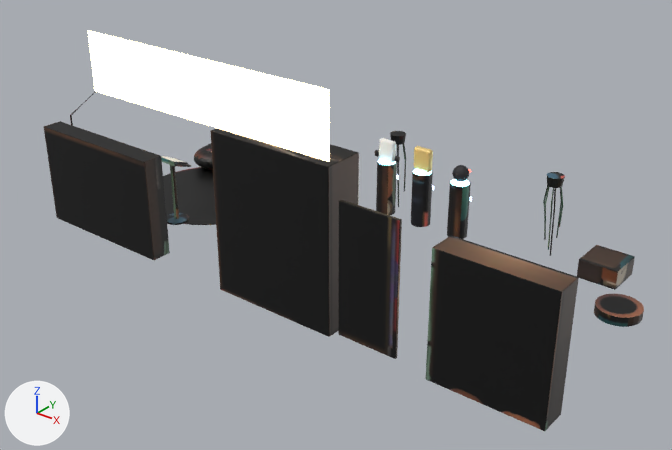
One commit to the glTF model web/assets/zones/mezz.glb: the scene before it, then after it.
Rendered twice from a 50 mm lens placed at (14.31, -7.99, 9.62), pointed at (6.14, 2.22, 3.29). Arrows for +X, +Y and +Z are at lower left; the lights stay in place. The first picture is the older version. Vertices at exactly the same position are counted once.

Before the edit, the objects in view are built like this:
```python
me_rug_mezz = bpy.data.meshes.new('rug_mezz')
me_rug_mezz.from_pydata(...)  # 3892 vertices, 7176 faces; spans x 1.73..10.9, y 0.0..4.8, z 2.6..5.4
me_rug_mezz.materials.append(mat_m_mezz_baked)  # picture img_mezz_lightmap
me_screen_nastaliq = bpy.data.meshes.new('screen_nastaliq')
me_screen_nastaliq.from_pydata([(7.8, 0.02, 5.45), (3.4, 0.02, 5.45), (3.4, 0.02, 6.35), (7.8, 0.02, 6.35)], [], [(0, 1, 2), (0, 2, 3)])
me_screen_nastaliq.materials.append(mat_e_warm_soft)  # black #000000, glowing beige #ffe1b3
ob_mezz_baked = bpy.data.objects.new('mezz_baked', me_rug_mezz)
ob_mezz_baked.location = (0.0, 0.0, 0.0)
ob_screen_nastaliq = bpy.data.objects.new('screen_nastaliq', me_screen_nastaliq)
ob_screen_nastaliq.location = (0.0, 0.0, 0.0)
```
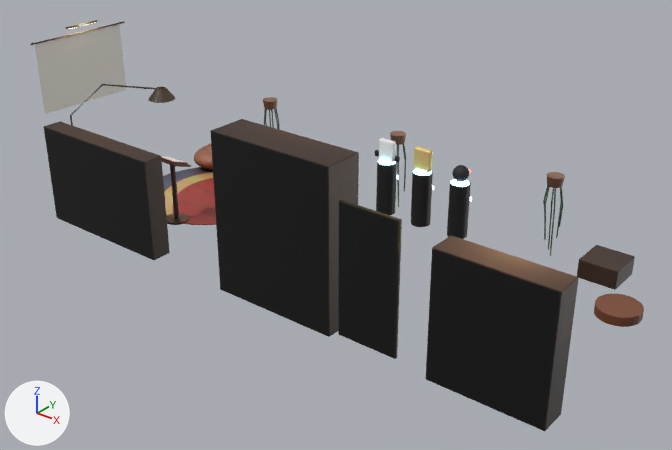
Edits to the bpy script that builds the scene:
```text
Change me_rug_mezz:
    used by ob_mezz_baked; location = (0.0, 0.0, 0.0)
    remove me_rug_mezz.from_pydata(...)  # 3892 vertices, 7176 faces; spans x 1.73..10.9, y 0.0..4.8, z 2.6..5.4
    add me_rug_mezz.from_pydata(...)  # 4020 vertices, 7404 faces; spans x 0.0..10.9, y 0.0..4.8, z 2.6..5.52
    me_rug_mezz part 1: a new loose piece, a 12-sided cylinder along y spanning x 0.036..0.064, y 1.28..3.32, z 5.316..5.344, in mat_m_mezz_baked (picture img_mezz_lightmap)
    me_rug_mezz part 2: the loose piece of 56 vertices spanning x 2.0..4.4, y 0.0..0.32, z 3.0..4.6 is copied, and the copy is scaled about its middle by (0.018, 2.23, 0.0145), then moved by (-3.04, 2.14, 1.7); it spans x 0.13..0.19, y 1.95..2.65, z 5.49..5.51
    me_rug_mezz part 3: 6717 kept faces spanning x 1.73..10.85, y 0.0..4.8, z 2.6..5.4 get new texture (UV) coordinates
    other edits to the shape of me_rug_mezz do not show in these pictures
Add me_screen_kilim:
    me_screen_kilim.from_pydata([(0.02, 1.35, 4.01), (0.02, 3.25, 4.01), (0.02, 3.25, 5.31), (0.02, 1.35, 5.31)], [], [(0, 1, 2), (0, 2, 3)])
    me_screen_kilim.materials.append(mat_paper)  # white #eae7df
Remove ob_screen_nastaliq:
    ob_screen_nastaliq = bpy.data.objects.new('screen_nastaliq', me_screen_nastaliq)
    ob_screen_nastaliq.location = (0.0, 0.0, 0.0)
Add ob_screen_kilim:
    ob_screen_kilim = bpy.data.objects.new('screen_kilim', me_screen_kilim)
    ob_screen_kilim.location = (0.0, 0.0, 0.0)
```

Location of each change, [x1, y1, x2, y2] in pixels of the pictures (672 x 450 px):
'mezz_baked', reshaped (21% taller)
    before: [44, 92, 644, 431]
    after: [30, 20, 644, 431]
'screen_nastaliq', deleted
    before: [87, 30, 330, 162]
'screen_kilim', added
    after: [35, 24, 126, 114]
part 1 of me_rug_mezz, added
    after: [32, 22, 124, 45]
part 2 of me_rug_mezz, added
    after: [65, 20, 98, 29]
part 3 of me_rug_mezz, surface changed
    before: [44, 92, 644, 358]
    after: [44, 84, 644, 358]
